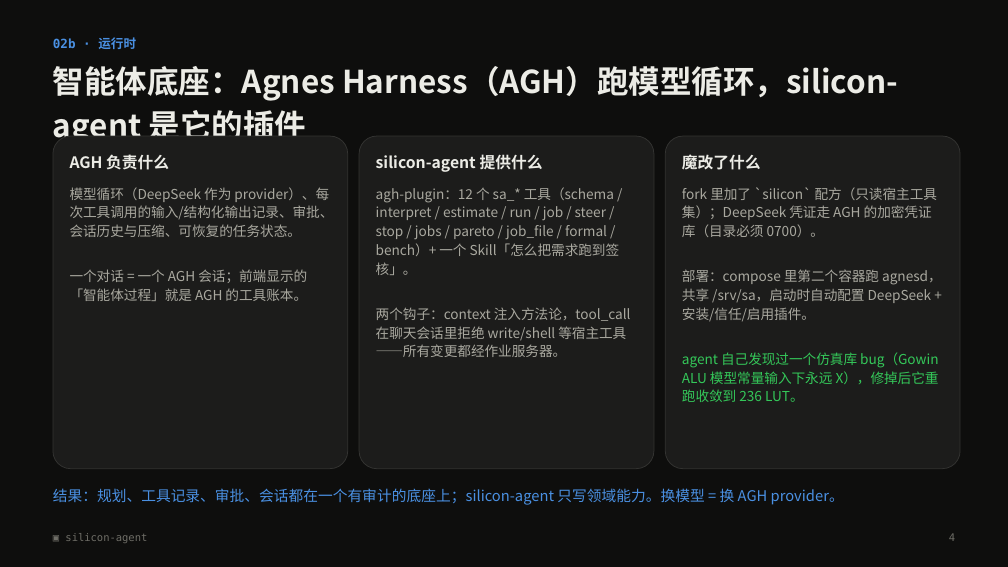
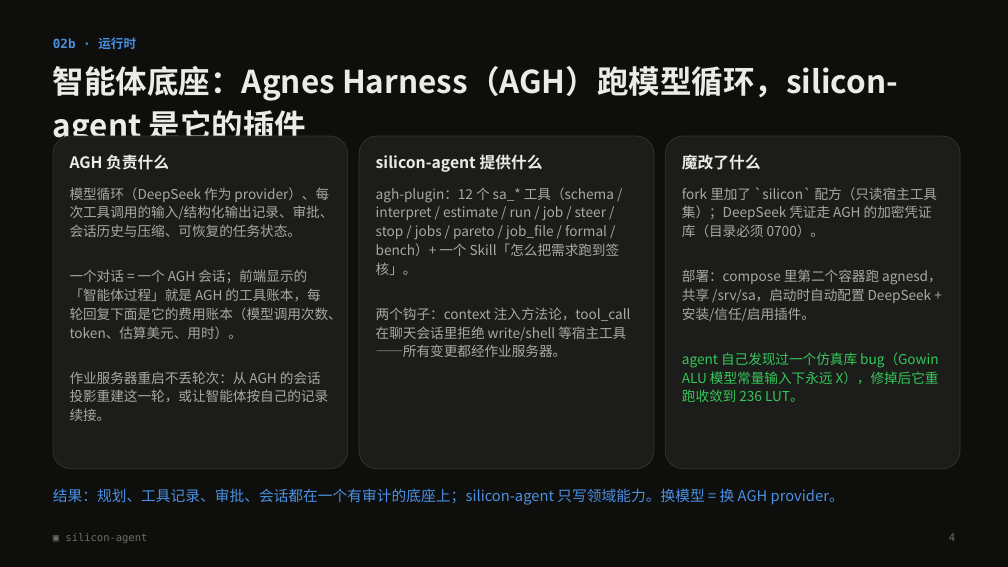
Before and after one commit to Last-emo-boy/SILVOLUTION, a slide deck: slide 4 of docs/silicon-agent-pitch.pptx. Drawn at 1008x567 pixels with LibreOffice and Linux fonts; fonts in the diff are those of the drawing. Boxes give left, top, right and bottom in pixels: in the first picture for what was removed or moved away, otherwise in the second. Text is boxed around its words. In the diff, an @@ line names an element or a change of style, - is before the commit and + after.

Commit message:
Pitch: ledger and restart-safety on the AGH slide

```diff
--- a/docs/silicon-agent-pitch.pptx
+++ b/docs/silicon-agent-pitch.pptx
@@ text at (70,269,342,421): text changed @@
-一个对话 = 一个 AGH 会话；前端显示的「智能体过程」就是 AGH 的工具账本。
+一个对话 = 一个 AGH 会话；前端显示的「智能体过程」就是 AGH 的工具账本，每轮回复下面是它的费用账本（模型调用次数、token、估算美元、用时）。
+作业服务器重启不丢轮次：从 AGH 的会话投影重建这一轮，或让智能体按自己的记录续接。
```
Also in this commit, not shown: 1 other file.
